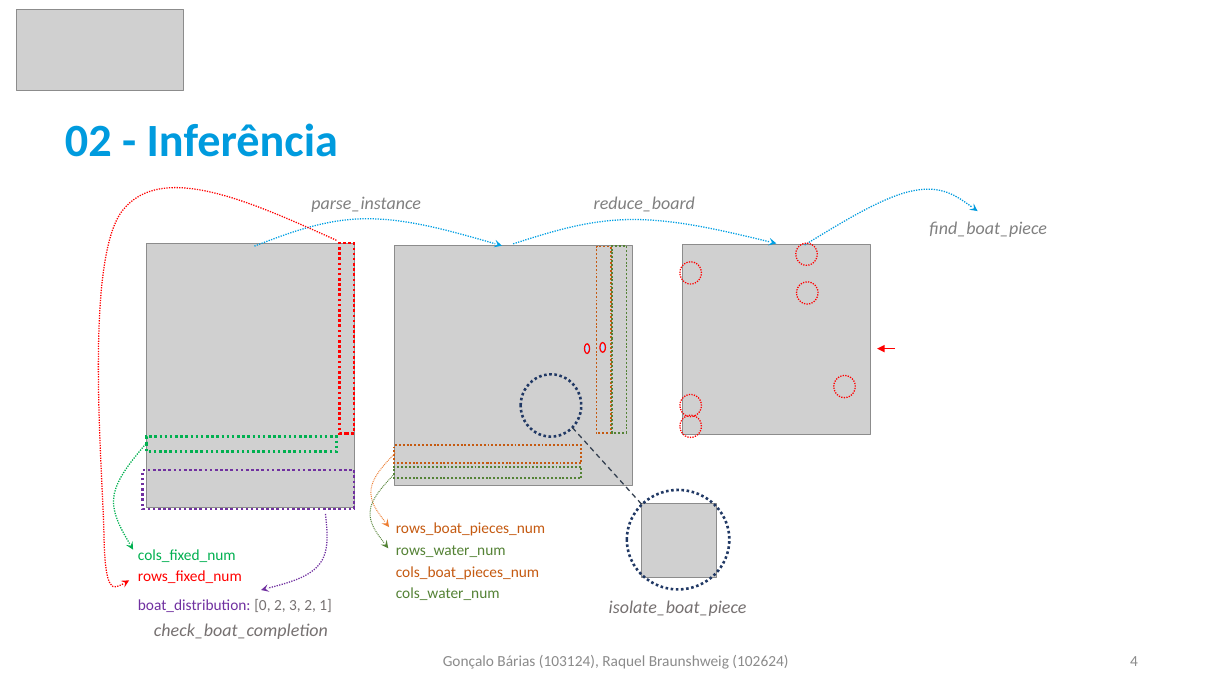
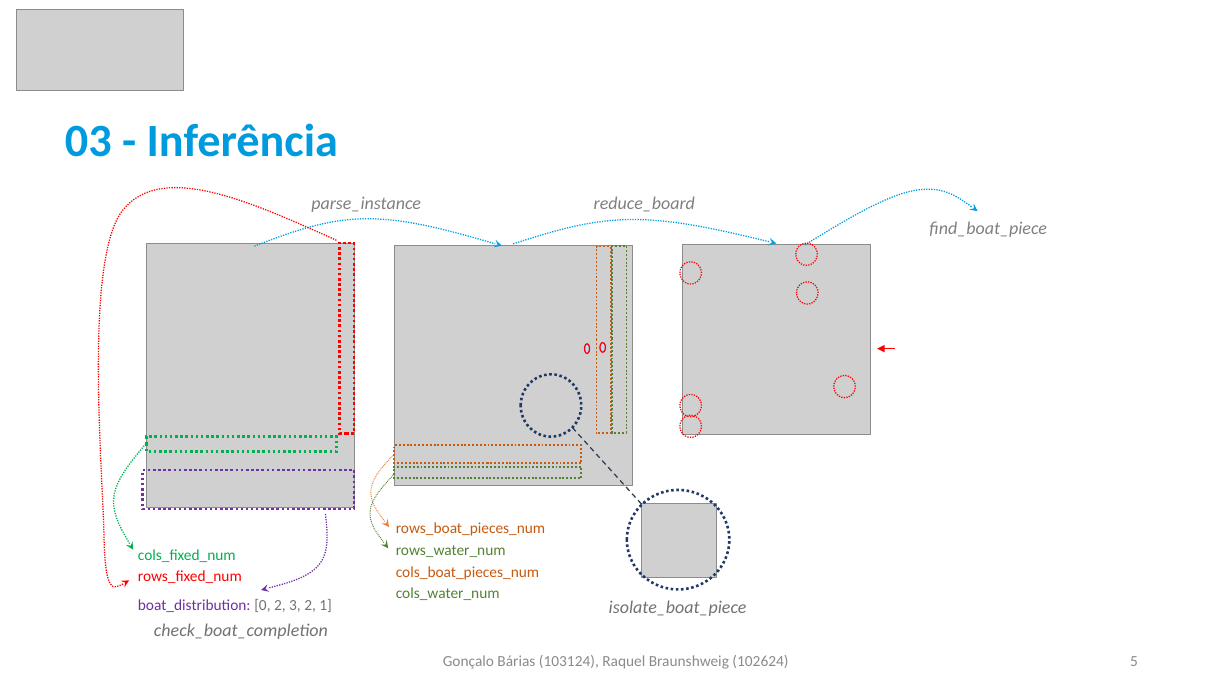
Before and after one commit to goncalobarias/Bimaru-IA, a slide deck: slide 5 of report/report.pptx (slide 4 before the commit). Drawn at 1232x693 pixels with LibreOffice and Linux fonts; fonts in the diff are those of the drawing; grey boxes stand for pictures. Boxes give left, top, right and bottom in pixels: in the first picture for what was removed or moved away, otherwise in the second. Text is boxed around its words. In the diff, an @@ line names an element or a change of style, - is before the commit and + after.

```diff
--- a/report/report.pptx
+++ b/report/report.pptx
@@ text at (x1=65, y1=123, x2=338, y2=157): text changed @@
-02 - Inferência
+03 - Inferência
@@ page number at (x1=1130, y1=656, x2=1138, y2=666): text changed @@
-4
+5
```
Also in this commit, not shown: 5 other slides changed, 1 slide added.
